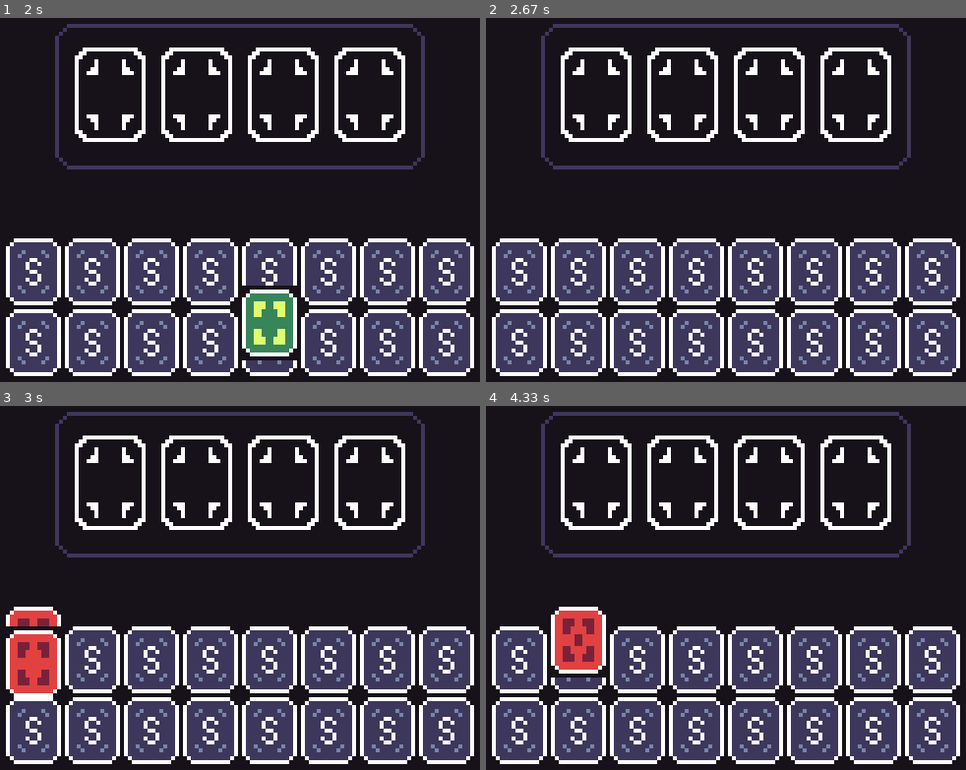
Above: before the commit, frames 1-4 (two rows, left to right).
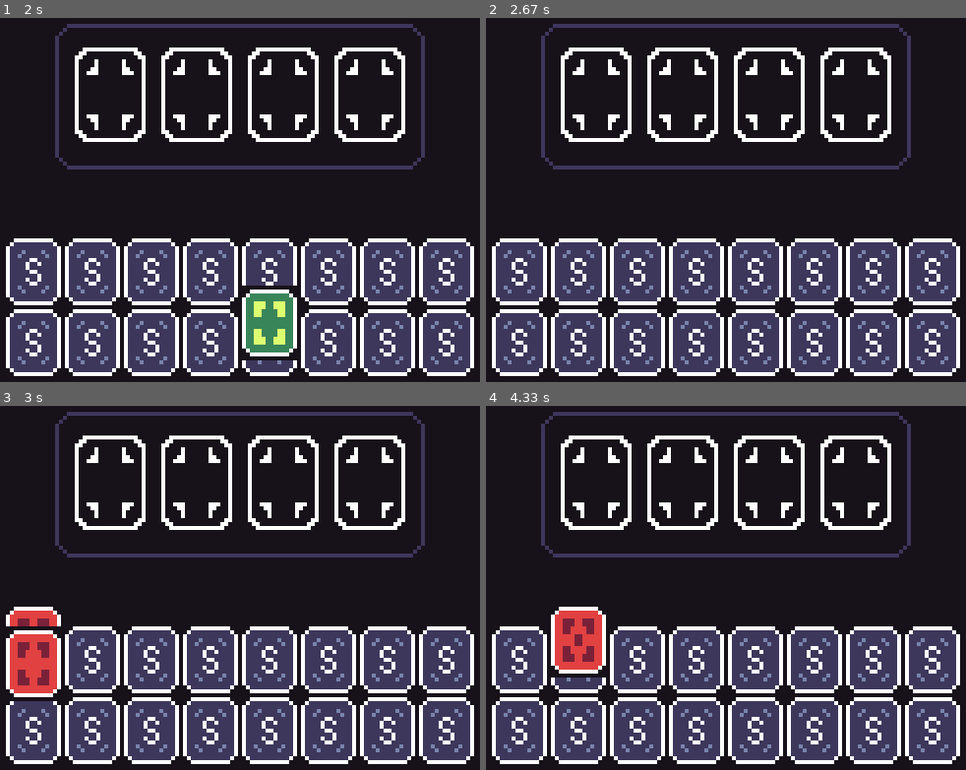
Above: after the commit, the same moments.

Repository: CtrlVeee/Stack-pygame-proj
Game: pygame game, started from main.py
Two runs of this game, one before a commit and one after it. Both use one fixed random seed, a clock stepped at 60 frames per second and the inputs below.
Inputs (mouse positions are in pixels of both pictures, inside the frame that each line leads up to):
- Up to frame 1 (2 s): click (225, 243) at 0.38 s; click (153, 50) at 0.72 s; click (336, 301) at 1.05 s; click (outside the picture) at 1.38 s; click (259, 338) at 1.72 s
- Up to frame 2 (2.67 s): click (outside the picture) at 2.05 s
- Up to frame 3 (3 s): click (33, 660) at 2.95 s
- Up to frame 4 (4.33 s): click (654, 595) at 3.28 s; click (577, 660) at 4.18 s

Frames 1-2 are identical in both runs. In frame 3, less than 0.1% of the frame differs, in the area x 2-12%, y 80-82%; in frame 4, nothing differs.

Commit message:
mouse mecha works

Diff:
--- a/main.py
+++ b/main.py
@@ -16,6 +16,9 @@
 bg_color = pg.Color(23, 17, 26)
 pink = pg.Color(255, 128, 170)
 
+card_in_hover = -1
+card_in_use = False
+
 #surface for the deck selection
 deck_srf = pg.Surface((119*scale, 36*scale)).convert_alpha()
 deck_rect = deck_srf.get_rect()
@@ -30,6 +33,8 @@
 ]
 
 scale = 4
+
+#make the card imgs
 card_sheet = pg.image.load('card-sheet.png').convert_alpha()
 cards = []
 
@@ -39,16 +44,39 @@
     card = pg.transform.scale(init_card, (14*scale, 19*scale))
     cards.append(card)
 
-# make the card selection
+#mouse mecha
+def hover_func(rect, index):
+    mos_pos = pg.mouse.get_pos()
+    dx = mos_pos[0] - int(rect.width)/2
+    dy = mos_pos[1] - int(rect.height)/2
+
+    pressed = pg.mouse.get_pressed()[0]
+    global card_in_hover
+    global card_in_use
+
+    if rect.collidepoint(mos_pos) and pressed:
+        if not card_in_use:
+            card_in_hover = index
+        card_in_use = True
+    if pressed:
+        try:
+            scr.blit(cards[card_in_hover], (dx, dy))
+            #print(index)
+        except: print("error")
+    if not pressed:
+        card_in_hover = -1
+        card_in_use = False
+
+# make the card objects
 card_group = pg.sprite.Group()
 for x in range(8):
     card_rect = pg.Rect(x*15*scale, 0*scale, 14*scale, 17*scale)
-    card = card_obj(card_rect, cards[x], deck_srf, deck_pos, scr)
+    card = card_obj(card_rect, cards[x], x, deck_pos, scr)
     card_group.add(card)
 
 for y in range(8):
     card_rect = pg.Rect(y*15*scale, 18*scale, 14*scale, 17*scale)
-    card = card_obj(card_rect, cards[y+8], deck_srf, deck_pos, scr)
+    card = card_obj(card_rect, cards[y+8], y+8, deck_pos, scr)
     card_group.add(card)
 
 #make the table obj
@@ -59,12 +87,17 @@
 def main():
     loop = True
     while loop:
+        print(card_in_hover)
         scr.fill(bg_color)
         Table.blit(scr)
 
         scr.blit(deck_srf, deck_pos)
         deck_srf.fill(bg_color)
-        card_group.update()
+        for card in card_group:
+            if card_in_use:
+                card.hover = False
+            card.update(card_in_use)
+            hover_func(card.apparent_rect, card.marker)
 
         pg.display.update()
 
--- a/objects.py
+++ b/objects.py
@@ -13,7 +13,7 @@
 
 
 class card_obj(pg.sprite.Sprite):
-    def __init__(self, rect_data, kindOf, srf, deckPos, screen):
+    def __init__(self, rect_data, kindOf, int_val, deckPos, screen):
         pg.sprite.Sprite.__init__(self)
         self.rect = rect_data
         self.img = kindOf #what color and symbol
@@ -22,6 +22,7 @@
         self.blit_img = self.flipped_img
         self.blit_srf = screen
         self.screen = screen
+        self.marker = int_val
 
         self.hint_active = False
         self.hover = False #tracks if mouse hovers over card
@@ -41,35 +42,34 @@
         #print(self.hover_rect)
 
         # the card objs will be updated through a sprite group
-    def mouse_track(self):
+    def mouse_track(self, in_use):
         mos_pos = pg.mouse.get_pos()
 
-        if self.apparent_rect.collidepoint(mos_pos):
+        if self.apparent_rect.collidepoint(mos_pos) and not in_use:
             self.hover = True
         else:
             self.hover = False
-    def grab_card(self):
-        mos_pos = pg.mouse.get_pos()
-        dx = mos_pos[0] - int(self.apparent_rect.width)/2
-        dy = mos_pos[1] - int(self.apparent_rect.height)/2
-        #print(dx, dy)
-        self.blit_srf.blit(self.img, (dx, dy))
 
-    def update(self):
+    def update(self, in_use):
         pressed = pg.mouse.get_pressed()[0]
-        self.mouse_track()
+        self.mouse_track(in_use)
         self.blit_srf.blit(self.blit_img, self.apparent_rect)
+        if self.hover:
+            self.blit_srf.blit(self.img, self.hover_rect)
         '''
         if pressed:
             self.grab = True
             self.hover = False
             self.grab_card()
         '''
+        #This is where the mouse mecha originally was
 
-        if self.hover:
-            self.blit_srf.blit(self.img, self.hover_rect)
+        '''
             # from this point to the end of the func
             # is where the mouse mech is made
+            #error, all cards are subject to the hover effect
+            #despite already selected a card...
+            #grab_card display overlaps with teh other imgs
             if pressed:
                 self.grab = True
                 self.hover = False
@@ -78,6 +78,7 @@
             self.grab_card()
         if not pressed:
             self.grab = False
+        '''
 
 class table_obj:
     def __init__(self, pos):
